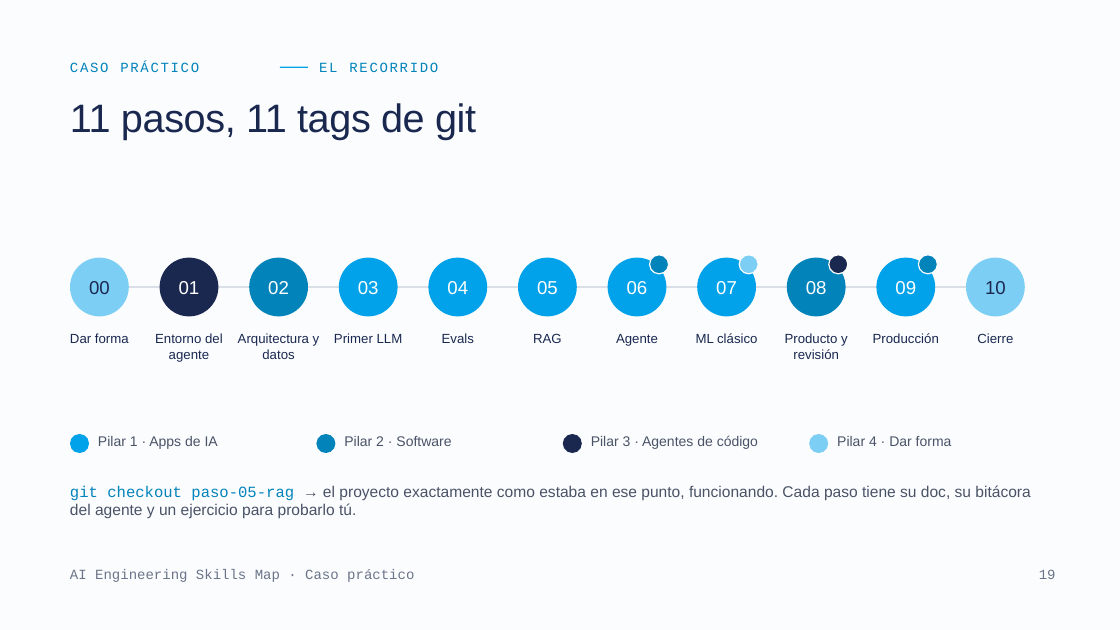
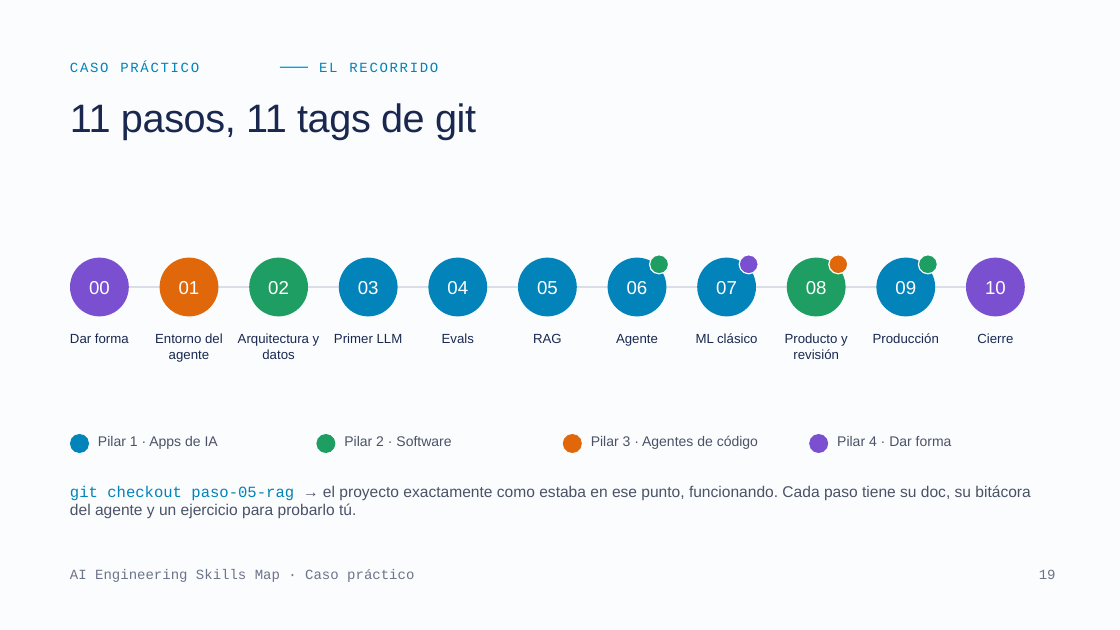
Before and after one commit to FutureTales/ai-engineering-demo, a slide deck: slide 19 of presentacion/AI_Engineering_Skills_Caso_Practico.pptx. Drawn at 1120x630 pixels with LibreOffice and Linux fonts; fonts in the diff are those of the drawing. Boxes give left, top, right and bottom in pixels: in the first picture for what was removed or moved away, otherwise in the second. Text is boxed around its words. In the diff, an @@ line names an element or a change of style, - is before the commit and + after.

```diff
--- a/presentacion/AI_Engineering_Skills_Caso_Practico.pptx
+++ b/presentacion/AI_Engineering_Skills_Caso_Practico.pptx
@@ ellipse "00" at (70,258,129,316): text colour #1A2850 to #FFFFFF; fill #7DCEF4 to #7A4FD0 @@
@@ ellipse at (739,255,758,274): fill #7DCEF4 to #7A4FD0 @@
@@ ellipse "10" at (966,258,1025,316): text colour #1A2850 to #FFFFFF; fill #7DCEF4 to #7A4FD0 @@
@@ fill #01A2E9 to #0283BA in 7 elements at (339,258,398,316), (428,258,487,316), (518,258,577,316), (608,258,666,316), (697,258,756,316), (876,258,935,316), (70,434,89,453) @@
@@ fill #0283BA to #1E9E62 in 5 elements at (249,258,308,316), (787,258,846,316), (650,255,669,274), (918,255,937,274), (316,434,335,453) @@
@@ fill #1A2850 to #E0680B in 3 elements at (160,258,218,316), (829,255,848,274), (563,434,582,453) @@
@@ ellipse at (809,434,828,453): fill #7DCEF4 to #7A4FD0 @@
```
Also in this commit, not shown: 2 other files.
